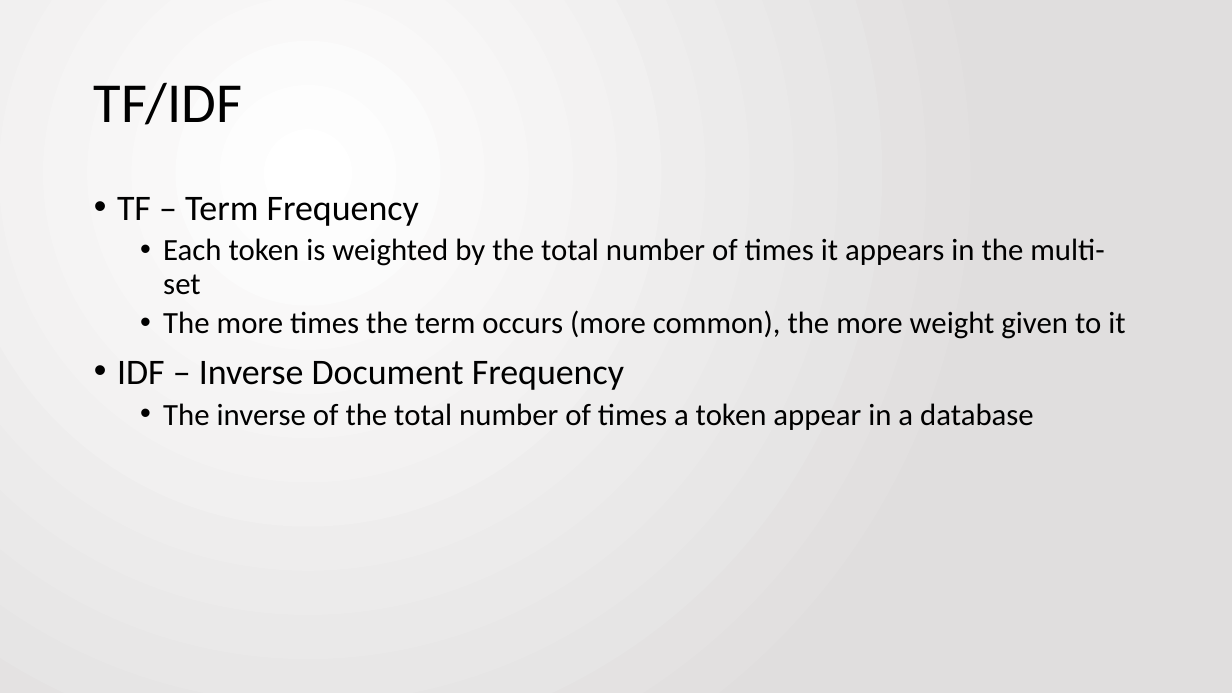
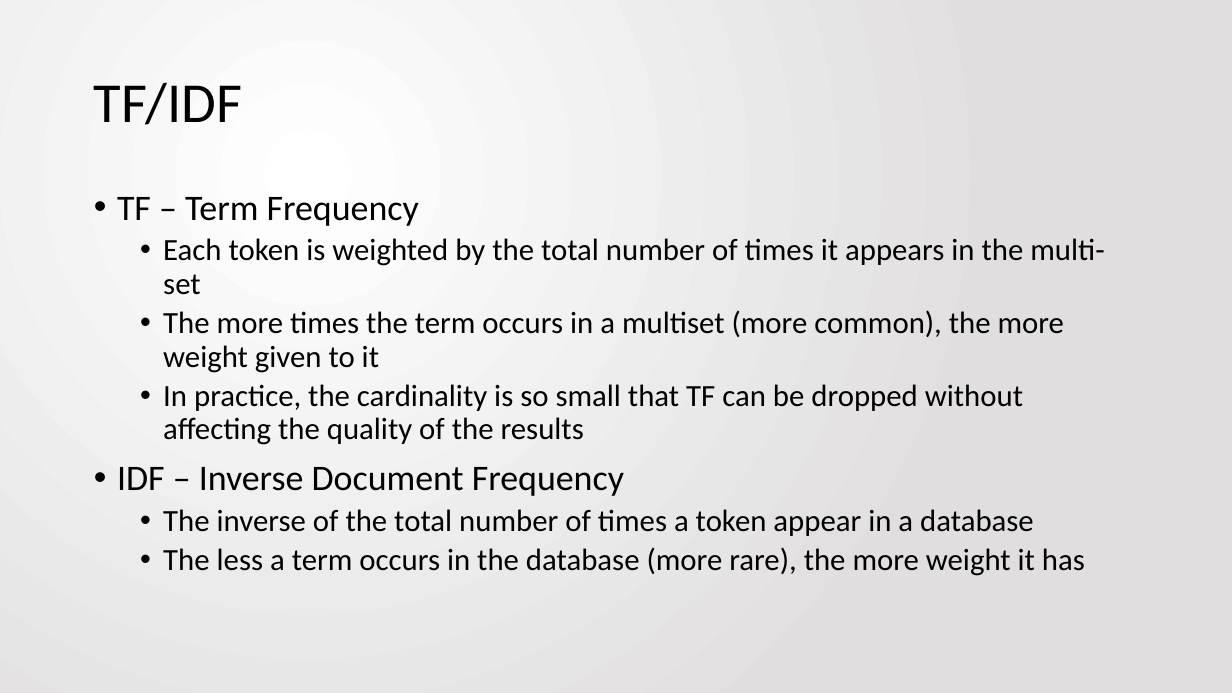
Before and after one commit to jbfitz/EECS405, a slide deck: slide 3 of Paper Presentation/EECS405.PattersonFitzpatrick.PaperPresentation.pptx. Drawn at 1232x693 pixels with LibreOffice and Linux fonts; fonts in the diff are those of the drawing. Boxes give left, top, right and bottom in pixels: in the first picture for what was removed or moved away, otherwise in the second. Text is boxed around its words. In the diff, an @@ line names an element or a change of style, - is before the commit and + after.

```diff
--- a/Paper Presentation/EECS405.PattersonFitzpatrick.PaperPresentation.pptx
+++ b/Paper Presentation/EECS405.PattersonFitzpatrick.PaperPresentation.pptx
@@ text at [163, 310, 1064, 445]: text changed @@
-  • The more times the term occurs (more common), the more weight given to it
+  • The more times the term occurs in a multiset (more common), the more weight given to it
+  • In practice, the cardinality is so small that TF can be dropped without affecting the quality of the results
@@ text at [163, 547, 1085, 576]: paragraph added @@
+  • The less a term occurs in the database (more rare), the more weight it has
```
Also in this commit, not shown: 8 other slides changed, 5 slides added, 1 slide removed.
